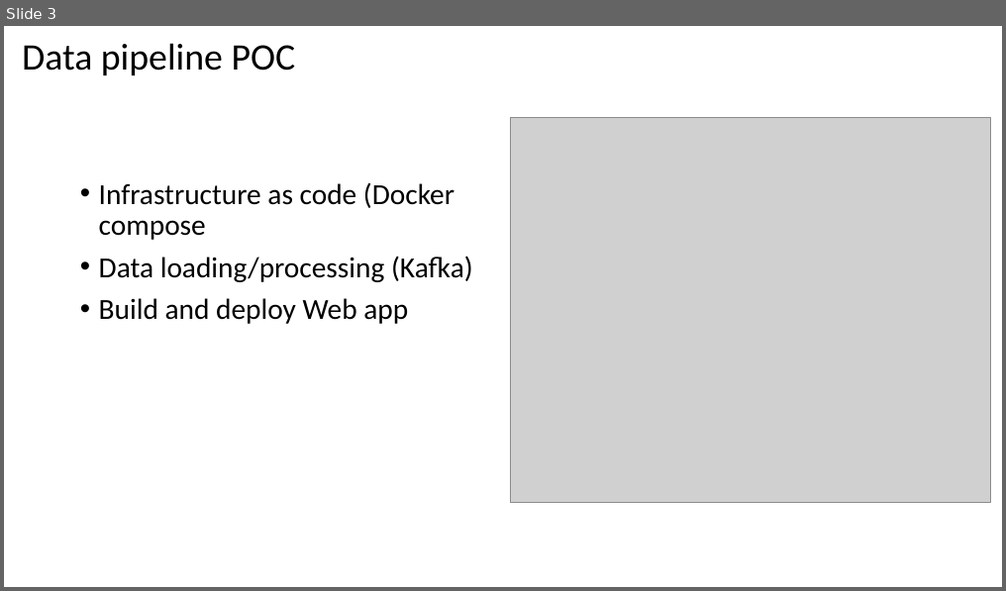
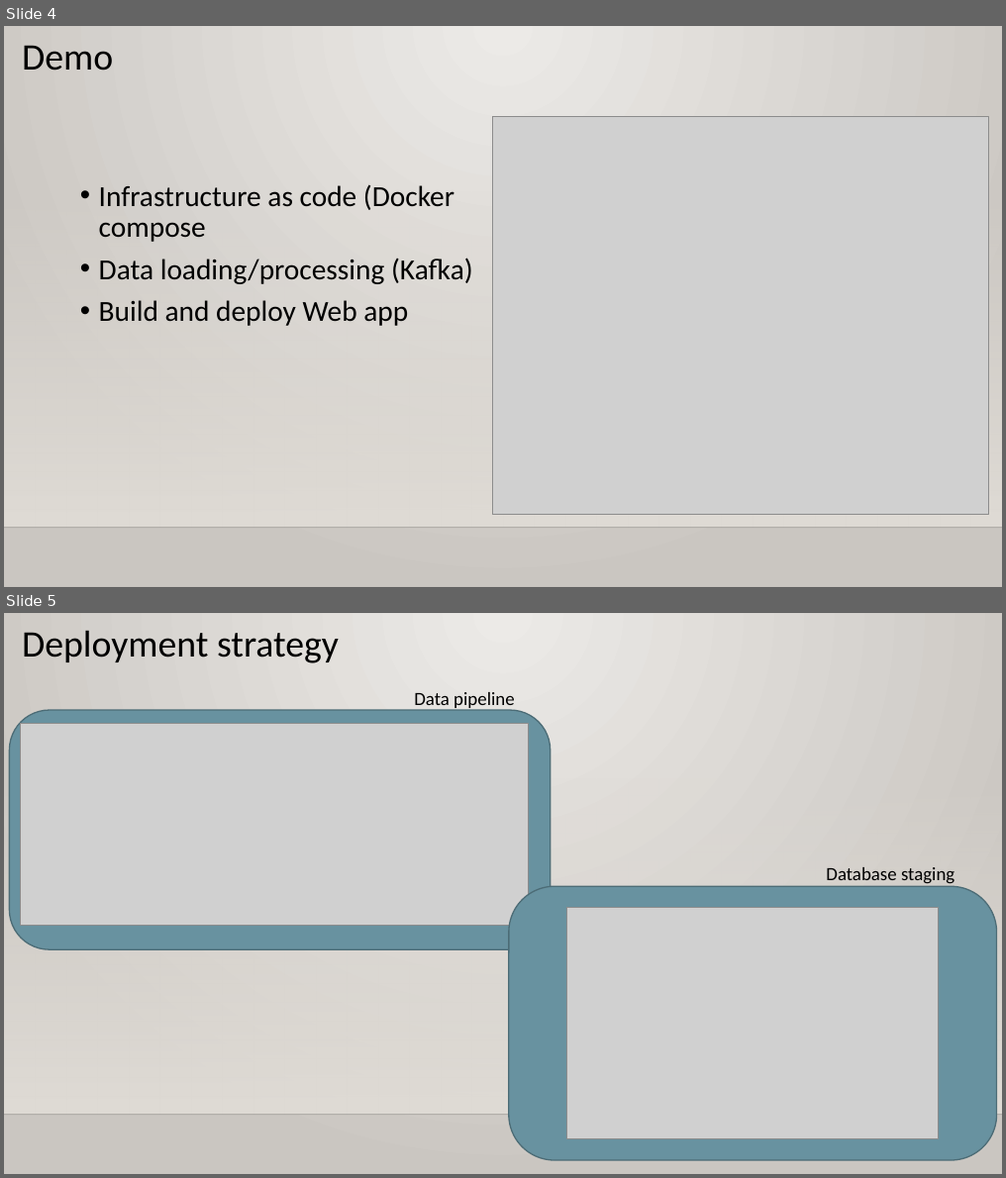
Before and after one commit to Nephilim84/data_pipeline_poc, a slide deck: img/Presentation.pptm. Shown one above the other, each under a label of ours: slide 3 before the commit, slides 4 and 5 after it. The pictures are 1006x591 and 1006x1178 pixels, drawn with LibreOffice and Linux fonts; fonts in the diff are those of the drawing; grey boxes stand for pictures; background and template pictures are left out. Boxes give left, top, right and bottom in pixels: in the first picture for what was removed or moved away, otherwise in the second. Text is boxed around its words. In the diff, an @@ line names an element or a change of style, - is before the commit and + after.

```diff
--- a/img/Presentation.pptm
+++ b/img/Presentation.pptm
@@ slide 5 added at bbox=[4, 613, 1002, 1174], background gradient #ECEAE7 to #CAC7C1; not listed: 2 template elements that a slide beside it also shows @@
@@ text added at bbox=[22, 630, 339, 663], 36 pt, text #000000 @@
+Deployment strategy
@@ text added at bbox=[414, 692, 514, 711], 18 pt, text #000000 @@
+Data pipeline
@@ rounded rectangle added at bbox=[9, 710, 550, 950], fill #6892A0, outline #4D6C76 1.25 pt @@
@@ picture added at bbox=[21, 723, 529, 925] @@
@@ text added at bbox=[826, 867, 954, 886], 18 pt, text #000000 @@
+Database staging
@@ rounded rectangle added at bbox=[509, 886, 997, 1160], fill #6892A0, outline #4D6C76 1.25 pt @@
@@ picture added at bbox=[567, 908, 939, 1140] @@
@@ what was slide 3 is now slide 4 @@
@@ slide 4 changed as well @@
@@ background #FFFFFF to gradient #ECEAE7 to #CAC7C1 @@
@@ text at bbox=[22, 45, 113, 71]: text changed @@
-Data pipeline POC
+Demo
@@ picture: place and size @@
-picture at bbox=[511, 117, 991, 502]
+picture at bbox=[492, 116, 989, 515]
@@ rectangle added at bbox=[4, 191, 1002, 528], fill gradient #DFDBD5 @@
@@ line added from (4, 528) to (1002, 528), #000001 1 pt @@
```
Also in this commit, not shown: 2 other slides changed, 1 other slide added, 3 other files.
